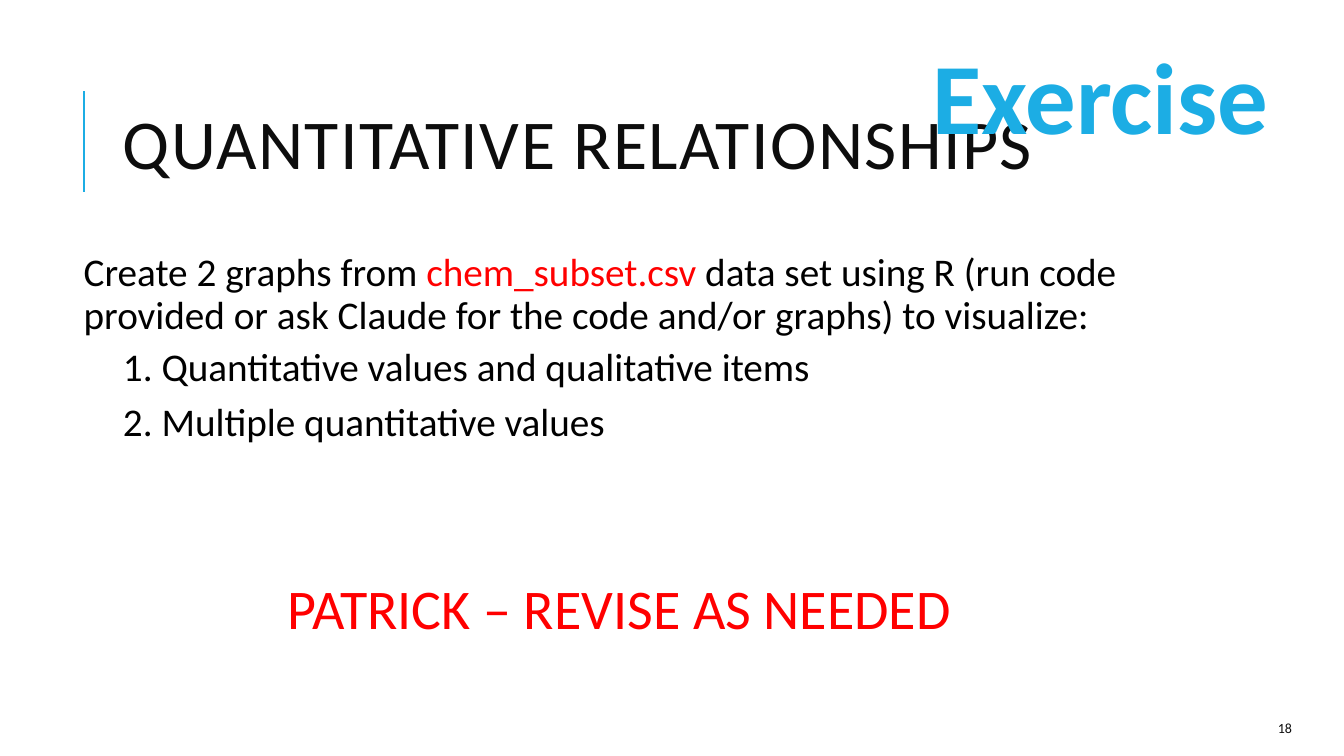
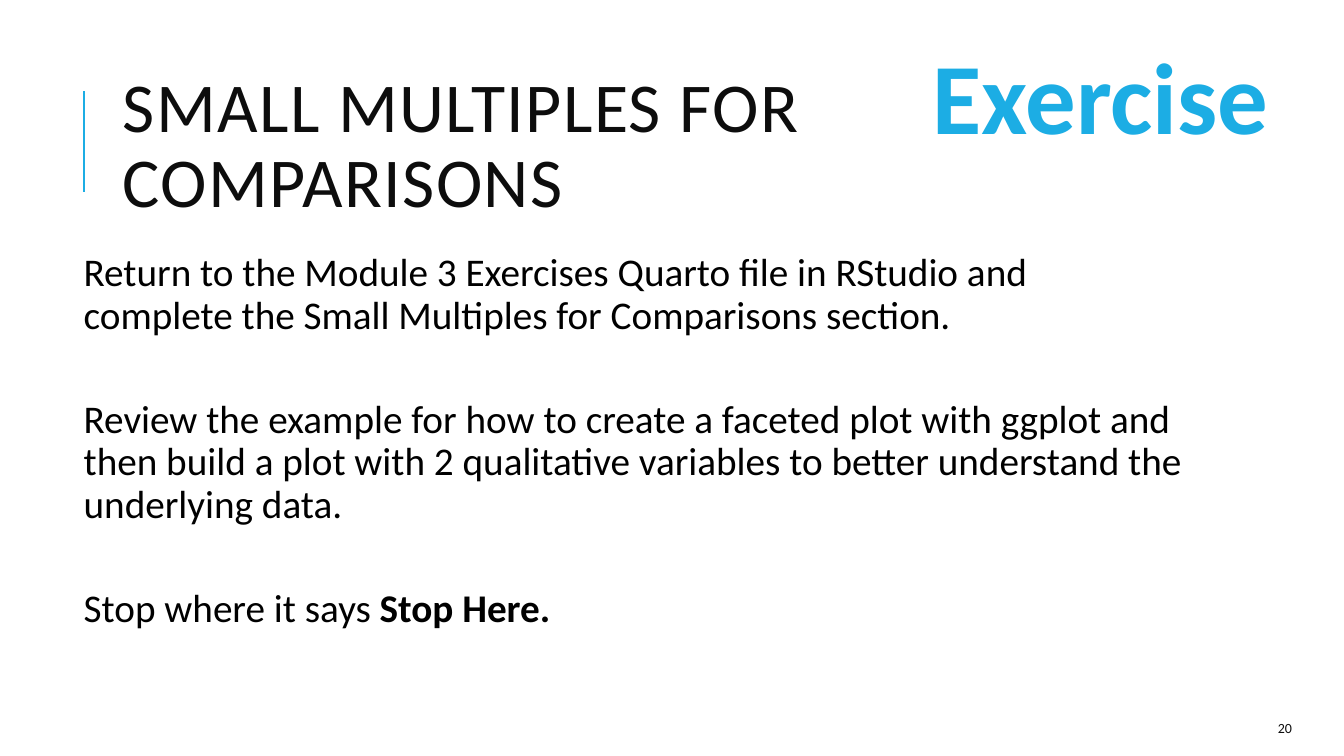
Before and after one commit to pcmathias/MSACL-data-literacy, a slide deck: slide 20 of updates_2026/presentations/module_3_slides.pptx (slide 18 before the commit). Drawn at 1344x756 pixels with LibreOffice and Linux fonts; fonts in the diff are those of the drawing. Boxes give left, top, right and bottom in pixels: in the first picture for what was removed or moved away, otherwise in the second. Text is boxed around its words. In the diff, an @@ line names an element or a change of style, - is before the commit and + after.

Commit message:
module 3 updates

```diff
--- a/updates_2026/presentations/module_3_slides.pptx
+++ b/updates_2026/presentations/module_3_slides.pptx
@@ title at (123, 86, 799, 208): text changed @@
-QUANTITATIVE RELATIONSHIPS
+SMALL MULTIPLES FOR COMPARISONS
@@ text at (84, 258, 1181, 629): text changed @@
-Create 2 graphs from chem_subset.csv data set using R (run code provided or ask Claude for the code and/or graphs) to visualize:
-    1. Quantitative values and qualitative items
-    2. Multiple quantitative values
+Return to the Module 3 Exercises Quarto file in RStudio and complete the Small Multiples for Comparisons section.
+Review the example for how to create a faceted plot with ggplot and then build a plot with 2 qualitative variables to better understand the underlying data.
+Stop where it says Stop Here.
@@ text removed at (287, 592, 951, 630) @@
-PATRICK – REVISE AS NEEDED
@@ page number at (1278, 724, 1292, 733): text changed @@
-18
+20
```
Also in this commit, not shown: 1 other slide changed, 3 slides added, 1 other file.
